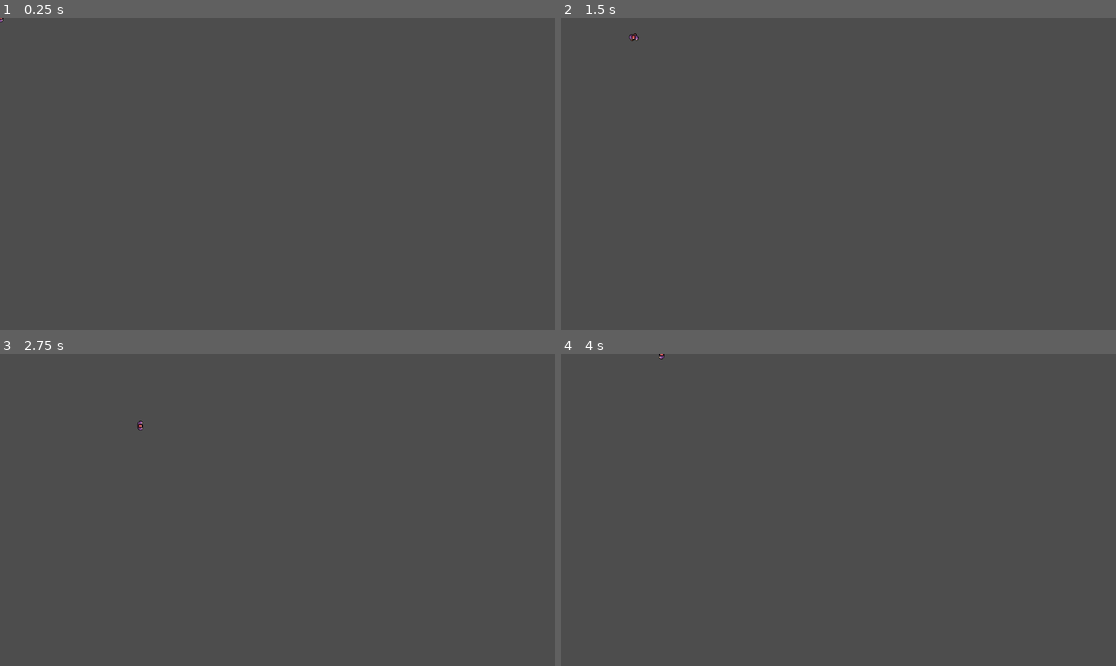
Above: before the commit, frames 1-4 (two rows, left to right).
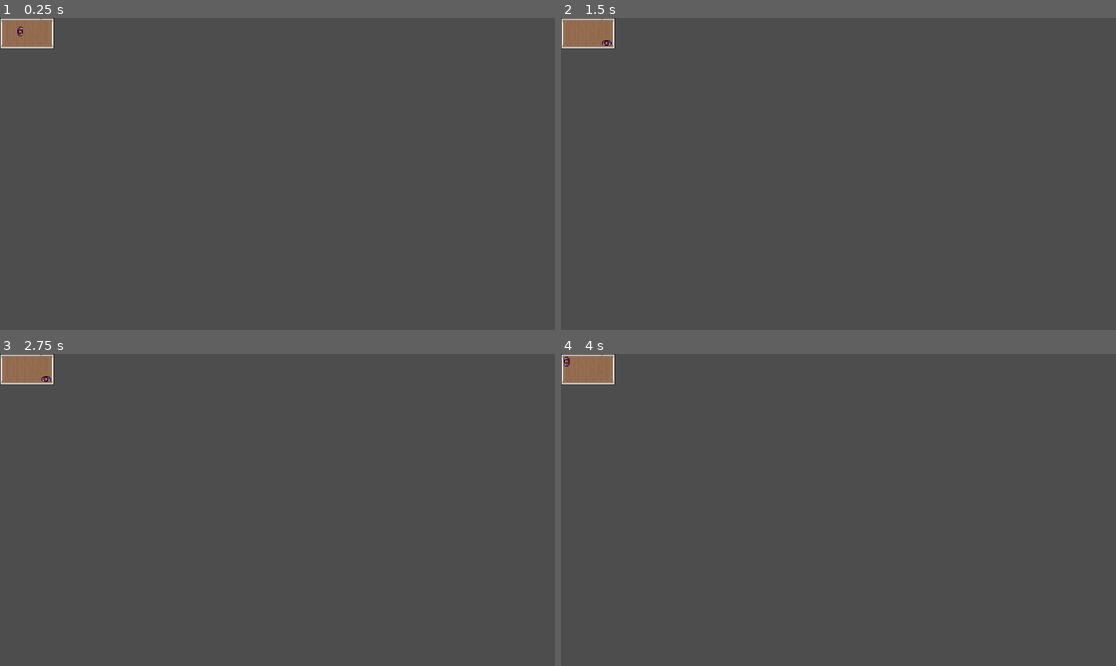
Above: after the commit, the same moments.

Repository: Techno857/Goons
Game: Godot game, scene res://World/world.tscn
Same seed, same stepped clock (60 frames per second), same inputs: the game is played once before the commit and once after it. Before the commit the project starts from res://Goon/goon.tscn.
Inputs:
- Up to frame 1 (0.25 s): no input
- Up to frame 2 (1.5 s): tap Enter at 0.5 s; hold Right (ui_right) 0.53-1.28 s; tap Space at 1.25 s; hold Down (ui_down) from 1.28 s (still down)
- Up to frame 3 (2.75 s): tap Enter at 2 s; release Down (ui_down) at 2.03 s; hold Right (ui_right) from 2.03 s (still down)
- Up to frame 4 (4 s): tap Space at 2.75 s; release Right (ui_right) at 2.78 s; hold Up (ui_up) 2.78-3.53 s; hold Left (ui_left) from 3.53 s (still down)

The runs differ from the first frame. In frame 1, 1.0% of the frame differs, in the area x 0-10%, y 0-10%; in frame 2, 1.0%, in the area x 0-15%, y 0-10%; in frame 3, 1.0%; in frame 4, 1.0%.

Commit message:
Merged world and goon scene

Diff:
--- a/Goon/goon.tscn
+++ b/Goon/goon.tscn
@@ -58,6 +58,62 @@
 "values": [1.5708, 1.5708]
 }
 
+[sub_resource type="Animation" id="Animation_xpv8d"]
+resource_name = "goon_walk_down_left"
+length = 0.6
+tracks/0/type = "value"
+tracks/0/imported = false
+tracks/0/enabled = true
+tracks/0/path = NodePath("Sprite2D:frame")
+tracks/0/interp = 1
+tracks/0/loop_wrap = true
+tracks/0/keys = {
+"times": PackedFloat32Array(0, 0.15, 0.3, 0.45),
+"transitions": PackedFloat32Array(1, 1, 1, 1),
+"update": 1,
+"values": [0, 1, 2, 3]
+}
+tracks/1/type = "value"
+tracks/1/imported = false
+tracks/1/enabled = true
+tracks/1/path = NodePath(".:rotation")
+tracks/1/interp = 1
+tracks/1/loop_wrap = true
+tracks/1/keys = {
+"times": PackedFloat32Array(0, 0.6),
+"transitions": PackedFloat32Array(1, 1),
+"update": 0,
+"values": [2.35619, 2.35619]
+}
+
+[sub_resource type="Animation" id="Animation_2xg1t"]
+resource_name = "goon_walk_down_right"
+length = 0.6
+tracks/0/type = "value"
+tracks/0/imported = false
+tracks/0/enabled = true
+tracks/0/path = NodePath("Sprite2D:frame")
+tracks/0/interp = 1
+tracks/0/loop_wrap = true
+tracks/0/keys = {
+"times": PackedFloat32Array(0, 0.15, 0.3, 0.45),
+"transitions": PackedFloat32Array(1, 1, 1, 1),
+"update": 1,
+"values": [0, 1, 2, 3]
+}
+tracks/1/type = "value"
+tracks/1/imported = false
+tracks/1/enabled = true
+tracks/1/path = NodePath(".:rotation")
+tracks/1/interp = 1
+tracks/1/loop_wrap = true
+tracks/1/keys = {
+"times": PackedFloat32Array(0, 0.6),
+"transitions": PackedFloat32Array(1, 1),
+"update": 0,
+"values": [0.785398, 0.785398]
+}
+
 [sub_resource type="Animation" id="Animation_1s320"]
 resource_name = "goon_walk_left"
 length = 0.6
@@ -196,62 +252,6 @@
 "transitions": PackedFloat32Array(1, 1),
 "update": 0,
 "values": [5.49779, 5.49779]
-}
-
-[sub_resource type="Animation" id="Animation_xpv8d"]
-resource_name = "goon_walk_down_left"
-length = 0.6
-tracks/0/type = "value"
-tracks/0/imported = false
-tracks/0/enabled = true
-tracks/0/path = NodePath("Sprite2D:frame")
-tracks/0/interp = 1
-tracks/0/loop_wrap = true
-tracks/0/keys = {
-"times": PackedFloat32Array(0, 0.15, 0.3, 0.45),
-"transitions": PackedFloat32Array(1, 1, 1, 1),
-"update": 1,
-"values": [0, 1, 2, 3]
-}
-tracks/1/type = "value"
-tracks/1/imported = false
-tracks/1/enabled = true
-tracks/1/path = NodePath(".:rotation")
-tracks/1/interp = 1
-tracks/1/loop_wrap = true
-tracks/1/keys = {
-"times": PackedFloat32Array(0, 0.6),
-"transitions": PackedFloat32Array(1, 1),
-"update": 0,
-"values": [2.35619, 2.35619]
-}
-
-[sub_resource type="Animation" id="Animation_2xg1t"]
-resource_name = "goon_walk_down_right"
-length = 0.6
-tracks/0/type = "value"
-tracks/0/imported = false
-tracks/0/enabled = true
-tracks/0/path = NodePath("Sprite2D:frame")
-tracks/0/interp = 1
-tracks/0/loop_wrap = true
-tracks/0/keys = {
-"times": PackedFloat32Array(0, 0.15, 0.3, 0.45),
-"transitions": PackedFloat32Array(1, 1, 1, 1),
-"update": 1,
-"values": [0, 1, 2, 3]
-}
-tracks/1/type = "value"
-tracks/1/imported = false
-tracks/1/enabled = true
-tracks/1/path = NodePath(".:rotation")
-tracks/1/interp = 1
-tracks/1/loop_wrap = true
-tracks/1/keys = {
-"times": PackedFloat32Array(0, 0.6),
-"transitions": PackedFloat32Array(1, 1),
-"update": 0,
-"values": [0.785398, 0.785398]
 }
 
 [sub_resource type="AnimationLibrary" id="AnimationLibrary_jh67n"]
--- /dev/null
+++ b/World/world.tscn
@@ -0,0 +1,75 @@
+[gd_scene load_steps=5 format=3 uid="uid://28sgse2t31tu"]
+
+[ext_resource type="Texture2D" uid="uid://j381vd6r3p44" path="res://art/a_building_i_hope_this_works_.png" id="1_envmi"]
+[ext_resource type="PackedScene" uid="uid://cpsei3law0djw" path="res://Goon/goon.tscn" id="2_spt0g"]
+
+[sub_resource type="TileSetAtlasSource" id="TileSetAtlasSource_r6spj"]
+texture = ExtResource("1_envmi")
+0:0/next_alternative_id = 5
+0:0/0 = 0
+0:0/0/physics_layer_0/linear_velocity = Vector2(0, 0)
+0:0/0/physics_layer_0/angular_velocity = 0.0
+0:0/0/physics_layer_0/polygon_0/points = PackedVector2Array(-8, -8, -3.25, -8, 8, -8, 8, -3.125, -3, -2.625, -2.875, 8, -8, 8)
+0:0/1 = 1
+0:0/1/flip_v = true
+0:0/1/physics_layer_0/linear_velocity = Vector2(0, 0)
+0:0/1/physics_layer_0/angular_velocity = 0.0
+0:0/1/physics_layer_0/polygon_0/points = PackedVector2Array(-8, -8, -3.375, -8, -3.25, 3.125, 8, 2.75, 8, 8, -8, 8)
+0:0/2 = 2
+0:0/2/flip_h = true
+0:0/2/physics_layer_0/linear_velocity = Vector2(0, 0)
+0:0/2/physics_layer_0/angular_velocity = 0.0
+0:0/2/physics_layer_0/polygon_0/points = PackedVector2Array(-8, -8, 8, -8, 8, 8, 3.375, 8, 3.25, -2.75, -8, -2.75)
+0:0/3 = 3
+0:0/3/flip_h = true
+0:0/3/flip_v = true
+0:0/3/physics_layer_0/linear_velocity = Vector2(0, 0)
+0:0/3/physics_layer_0/angular_velocity = 0.0
+0:0/3/physics_layer_0/polygon_0/points = PackedVector2Array(2.75, 2.625, 2.625, -8, 8, -8, 8, 8, -8, 8, -8, 2.75)
+1:0/next_alternative_id = 2
+1:0/0 = 0
+1:0/0/physics_layer_0/linear_velocity = Vector2(0, 0)
+1:0/0/physics_layer_0/angular_velocity = 0.0
+1:0/0/physics_layer_0/polygon_0/points = PackedVector2Array(-8, -8, 8, -8, 8, -2.625, -8, -2.75)
+1:0/1 = 1
+1:0/1/flip_v = true
+1:0/1/physics_layer_0/linear_velocity = Vector2(0, 0)
+1:0/1/physics_layer_0/angular_velocity = 0.0
+1:0/1/physics_layer_0/polygon_0/points = PackedVector2Array(-8, 2.875, 8, 2.875, 8, 8, -8, 8)
+2:0/0 = 0
+2:0/0/physics_layer_0/linear_velocity = Vector2(0, 0)
+2:0/0/physics_layer_0/angular_velocity = 0.0
+2:0/0/physics_layer_0/polygon_0/points = PackedVector2Array(-8, -8, 8, -8, 8, -2.375, -8, -2.875)
+0:1/next_alternative_id = 3
+0:1/0 = 0
+0:1/0/physics_layer_0/linear_velocity = Vector2(0, 0)
+0:1/0/physics_layer_0/angular_velocity = 0.0
+0:1/0/physics_layer_0/polygon_0/points = PackedVector2Array(-8, -8, -3.125, -8, -2.875, 8, -8, 8)
+0:1/1 = 1
+0:1/1/flip_h = true
+0:1/1/flip_v = true
+0:1/1/physics_layer_0/linear_velocity = Vector2(0, 0)
+0:1/1/physics_layer_0/angular_velocity = 0.0
+0:1/1/physics_layer_0/polygon_0/points = PackedVector2Array(2.5, -8, 8, -8, 8, 8, 2.375, 8)
+1:1/0 = 0
+1:1/0/physics_layer_0/linear_velocity = Vector2(0, 0)
+1:1/0/physics_layer_0/angular_velocity = 0.0
+2:1/0 = 0
+2:1/0/physics_layer_0/linear_velocity = Vector2(0, 0)
+2:1/0/physics_layer_0/angular_velocity = 0.0
+
+[sub_resource type="TileSet" id="TileSet_dwcoi"]
+physics_layer_0/collision_layer = 1
+sources/0 = SubResource("TileSetAtlasSource_r6spj")
+
+[node name="World" type="Node2D"]
+
+[node name="TileMap" type="TileMap" parent="."]
+texture_filter = 1
+tile_set = SubResource("TileSet_dwcoi")
+format = 2
+layer_0/name = "ground"
+layer_0/tile_data = PackedInt32Array(0, 0, 0, 65536, 0, 1, 131072, 0, 1, 196608, 0, 65536, 196609, 65536, 65536, 196610, 65536, 65536, 196611, 65536, 65536, 196612, 65536, 65536, 196613, 65536, 65536, 196614, 0, 196608, 131078, 0, 65537, 65542, 0, 65537, 6, 0, 131072, 5, 131072, 0, 4, 65536, 0, 3, 65536, 0, 2, 65536, 0, 1, 65536, 0, 131077, 131072, 1, 131076, 131072, 1, 131075, 65536, 1, 131074, 65536, 1, 131073, 131072, 1, 65537, 131072, 1, 65538, 65536, 1, 65539, 65536, 1, 65540, 65536, 1, 65541, 131072, 1)
+
+[node name="Goon" parent="." instance=ExtResource("2_spt0g")]
+position = Vector2(40.5619, 28.5619)
--- a/project.godot
+++ b/project.godot
@@ -11,7 +11,7 @@
 [application]
 
 config/name="Goons"
-run/main_scene="res://Goon/goon.tscn"
+run/main_scene="res://World/world.tscn"
 config/features=PackedStringArray("4.1", "Forward Plus")
 
 [dotnet]
Binary file added: art/a_building_i_hope_this_works_.png
Not shown, added: art/a_building_i_hope_this_works_.png.import
Binary file added: art/buildings/big wall.png
Not shown, added: art/buildings/big wall.png.import
Binary file added: art/buildings/building 5.png
Not shown, added: art/buildings/building 5.png.import
Binary file added: art/buildings/building shadow.png
Not shown, added: art/buildings/building shadow.png.import
Binary file added: art/buildings/building.png
Not shown, added: art/buildings/building.png.import
Binary file added: art/buildings/building1.png
Not shown, added: art/buildings/building1.png.import
(and 34 more such lines)
